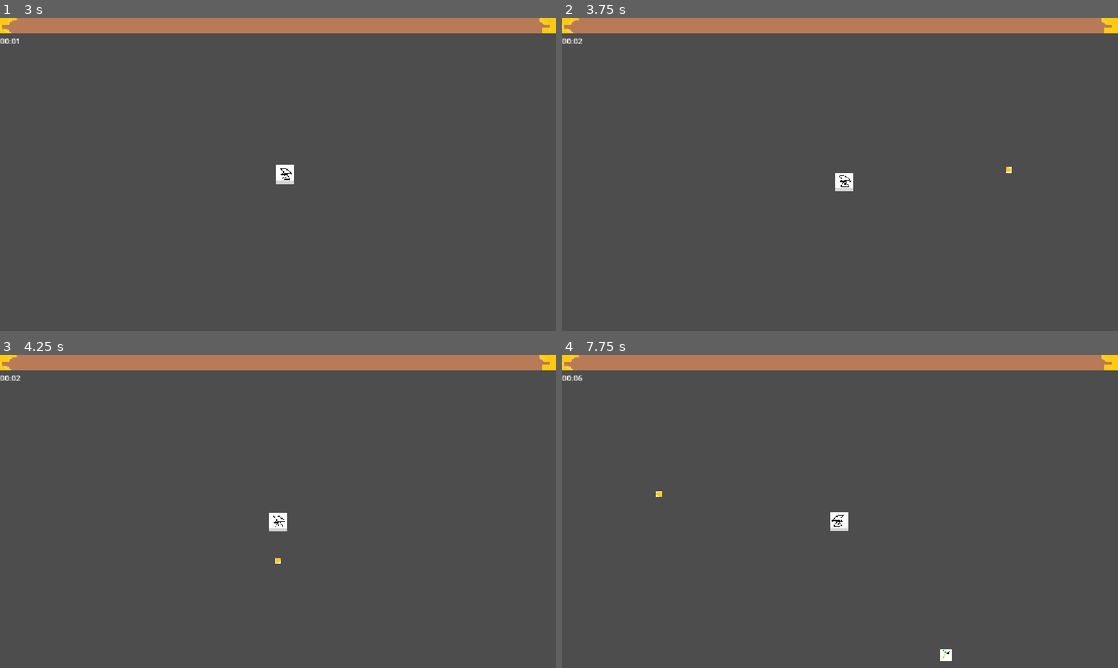
Above: before the commit, frames 1-4 (two rows, left to right).
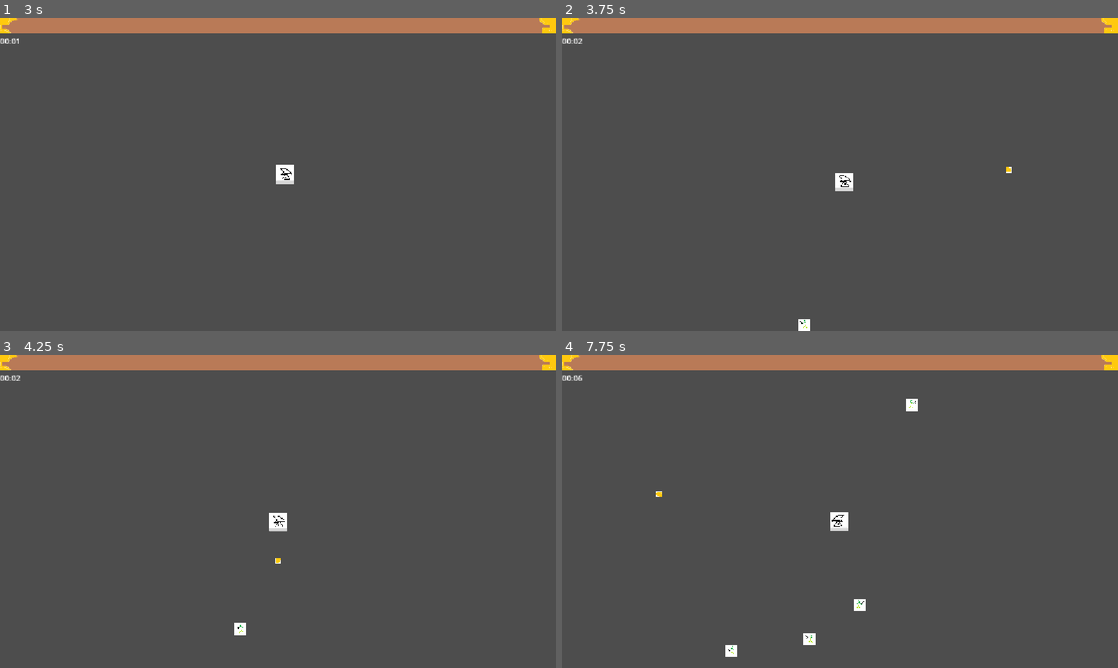
Above: after the commit, the same moments.

Repository: flowerFawn/XP-Based-Leveling
Game: Godot game, scene res://scenes/menu/main_menu.tscn
Two runs of this game, one before a commit and one after it. Both use one fixed random seed, a clock stepped at 60 frames per second and the inputs below. The engine's default icon, where the game draws it, is replaced by a stand-in: a white triangle on a blue panel in a dark square. Sound files missing from this copy of the repository are replaced by a short silence.
Inputs (mouse positions are in pixels of both pictures, inside the frame that each line leads up to):
- Up to frame 1 (3 s): click (105, 115) at 0.5 s; click (166, 55) at 1.25 s; click "Begin!" at 2 s; tap Enter at 2.75 s; hold D (player_right) from 2.78 s (still down)
- Up to frame 2 (3.75 s): release D (player_right) at 3.53 s; hold S (player_down) from 3.53 s (still down)
- Up to frame 3 (4.25 s): keep holding S (player_down)
- Up to frame 4 (7.75 s): release S (player_down) at 4.28 s; hold D (player_right) 4.28-5.03 s; hold W (player_up) 5.03-5.78 s; hold A (player_left) 5.78-7.28 s; hold S (player_down) from 7.28 s (still down)

Frame 1 is identical in both runs. In frame 2, less than 0.1% of the frame differs, in the area x 42-45%, y 96-100%; in frame 3, less than 0.1%; in frame 4, 0.4%, in the area x 29-71%, y 14-98%.

Commit message:
decreased interval between enemy spawns
this just feels better
maybe become an issue with regularly calculating large amount of enemy weights? but I don't care

Diff:
--- a/scenes/game_controller.tscn
+++ b/scenes/game_controller.tscn
@@ -11,7 +11,6 @@
 ignore_time_scale = true
 
 [node name="SpawnTimer" type="Timer" parent="."]
-wait_time = 2.0
 autostart = true
 
 [connection signal="timeout" from="DirectionUpdateTimer" to="." method="update_directions"]
--- a/scripts/autoloads/spell_shop.gd
+++ b/scripts/autoloads/spell_shop.gd
@@ -67,7 +67,7 @@
 
 #currently always gives 3, maybe change the count?
 func award_ability_option() -> void:
-	spell_option_menu.show_random_ability_options(8)
+	spell_option_menu.show_random_ability_options()
 
 func run_through_magic_items(value:Variant, method:StringName) -> Variant:
 	var new_value = value
